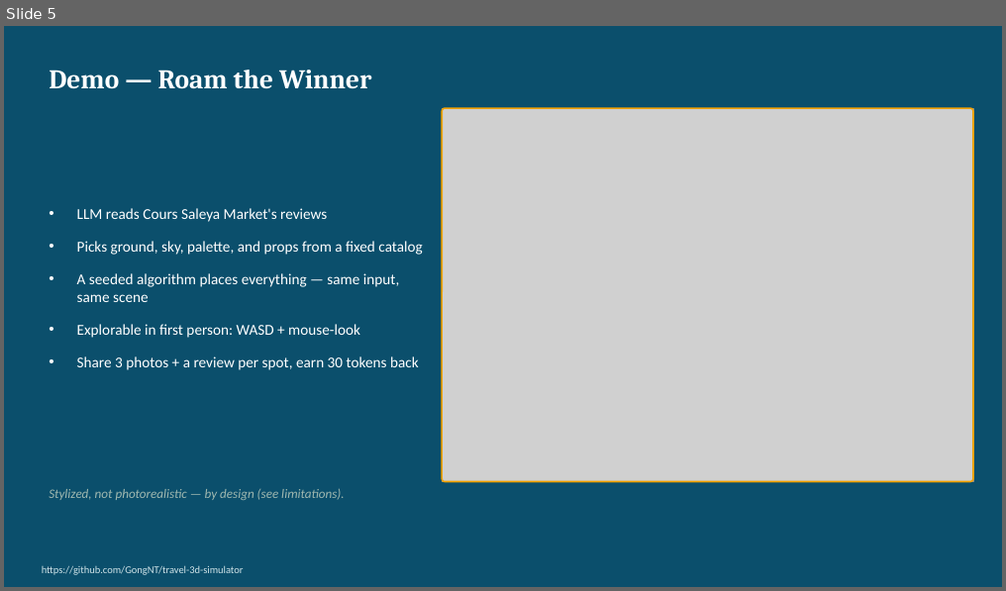
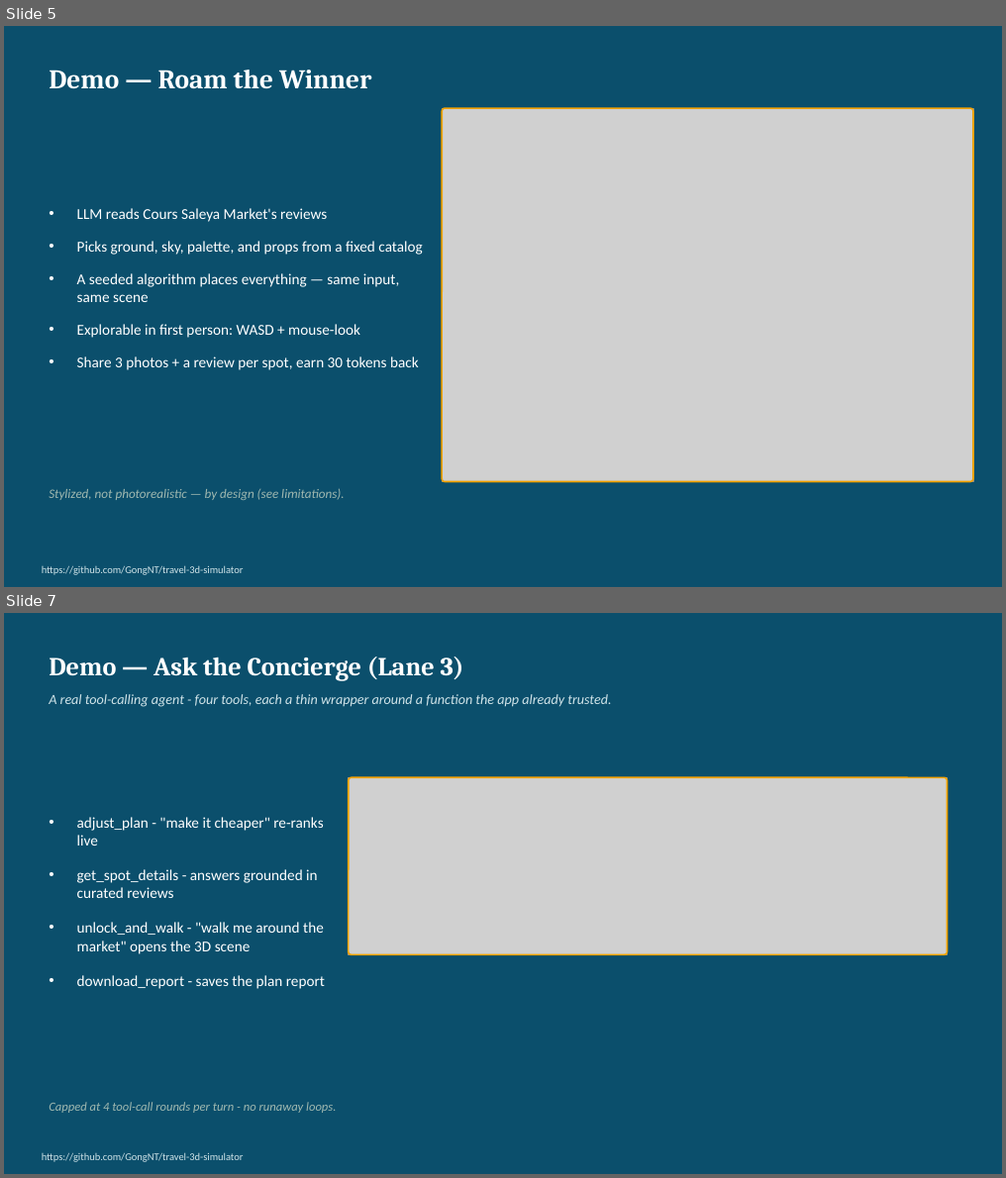
Before and after one commit to GongNT/travel-3d-simulator, a slide deck: report/Final_Presentation.pptx. Shown one above the other, each under a label of ours: slide 5 before the commit, slides 5 and 7 after it; the slides between them are not shown. The pictures are 1006x591 and 1006x1178 pixels, drawn with LibreOffice and Linux fonts; fonts in the diff are those of the drawing; grey boxes stand for pictures. Boxes give left, top, right and bottom in pixels: in the first picture for what was removed or moved away, otherwise in the second. Text is boxed around its words. In the diff, an @@ line names an element or a change of style, - is before the commit and + after.

```diff
--- a/report/Final_Presentation.pptx
+++ b/report/Final_Presentation.pptx
@@ slide 7 added at box(4, 613, 1002, 1174), background #0B4F6C @@
@@ text added at box(49, 657, 464, 681), 25 pt, text #FFFFFF, bold @@
+Demo — Ask the Concierge (Lane 3)
@@ text added at box(49, 694, 611, 707), 13.5 pt, text #CFE3E8, italic @@
+A real tool-calling agent - four tools, each a thin wrapper around a function the app already trusted.
@@ picture added at box(349, 777, 947, 956) @@
@@ rounded rectangle added at box(349, 777, 947, 956), outline #F4A300 1.5 pt @@
@@ text added at box(77, 817, 325, 989), 14.5 pt, text #FFFFFF @@
+• adjust_plan - "make it cheaper" re-ranks live
+• get_spot_details - answers grounded in curated reviews
+• unlock_and_walk - "walk me around the market" opens the 3D scene
+• download_report - saves the plan report
@@ text added at box(49, 1102, 336, 1113), 12 pt, text #9FB8B0, italic @@
+Capped at 4 tool-call rounds per turn - no runaway loops.
@@ text added at box(42, 1153, 244, 1162), 10 pt, text #CFE3E8 @@
+https://github.com/GongNT/travel-3d-simulator
```
Also in this commit, not shown: 2 slides changed, 15 other files.
